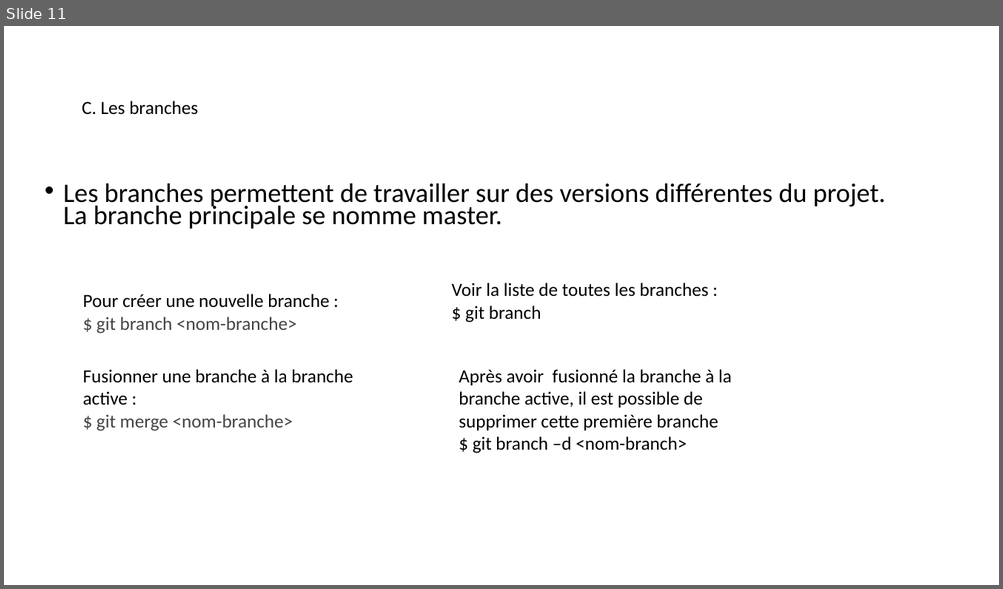
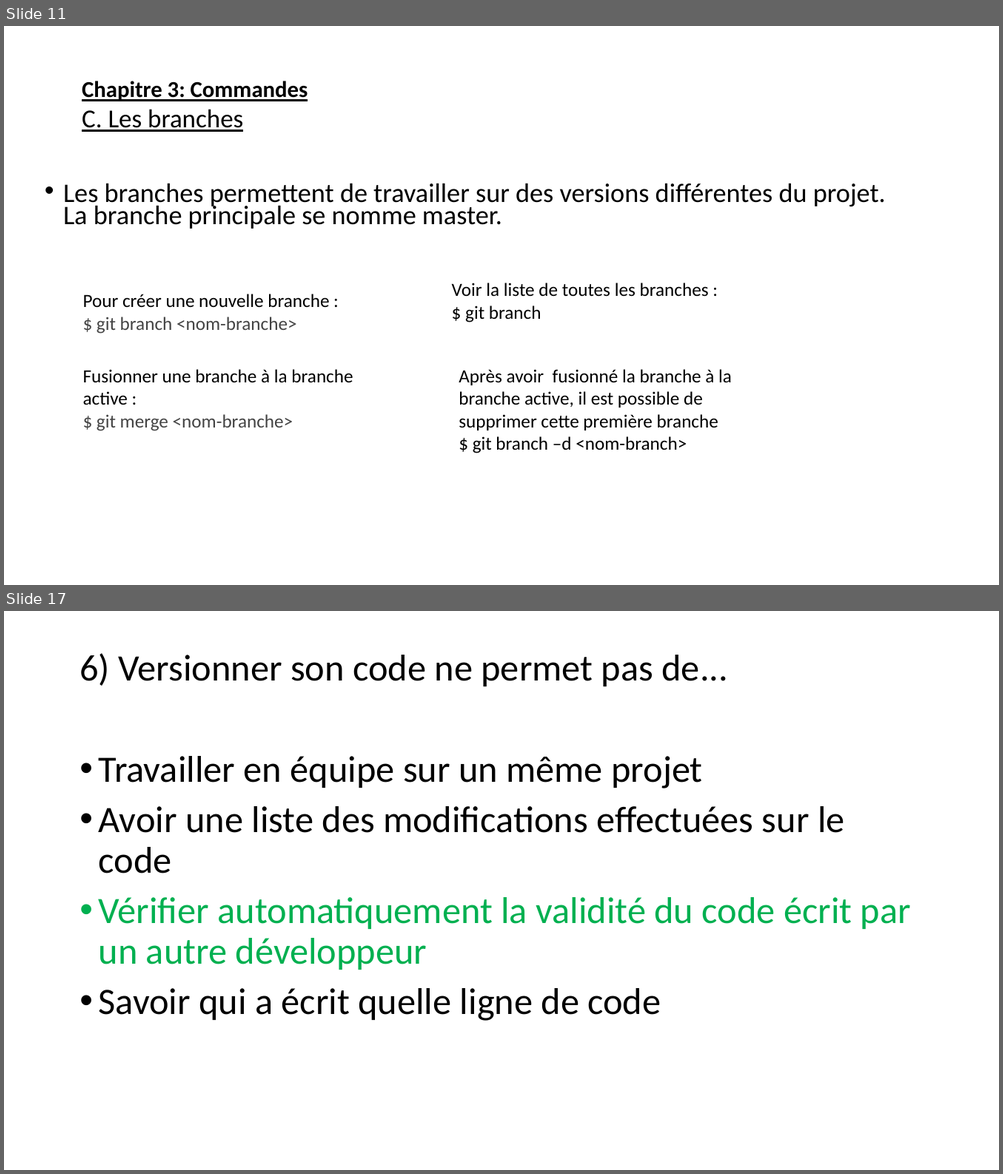
Before and after one commit to emdeo/absolute-knowledge, a slide deck: presentationGit.pptx. Shown one above the other, each under a label of ours: slide 11 before the commit, slides 11 and 17 after it; the slides between them are not shown. The pictures are 1003x589 and 1003x1174 pixels, drawn with LibreOffice and Linux fonts; fonts in the diff are those of the drawing. Boxes give left, top, right and bottom in pixels: in the first picture for what was removed or moved away, otherwise in the second. Text is boxed around its words. In the diff, an @@ line names an element or a change of style, - is before the commit and + after.

```diff
--- a/presentationGit.pptx
+++ b/presentationGit.pptx
@@ slide 17 added at [4, 611, 999, 1170], background #FFFFFF @@
@@ text added at [79, 653, 910, 1021], 36 pt, text #000000 @@
+6) Versionner son code ne permet pas de...
+• Travailler en équipe sur un même projet
+• Avoir une liste des modifications effectuées sur le code
+• Vérifier automatiquement la validité du code écrit par un autre développeur
+• Savoir qui a écrit quelle ligne de code
@@ slide 11 changed as well @@
@@ text at [82, 81, 308, 101]: paragraph added @@
+  Chapitre 3: Commandes
@@ text at [82, 109, 243, 132]: size 18 to 25 pt, underline on in "C. Les branches" @@
```
Also in this commit, not shown: 9 other slides changed, 19 other slides added.
